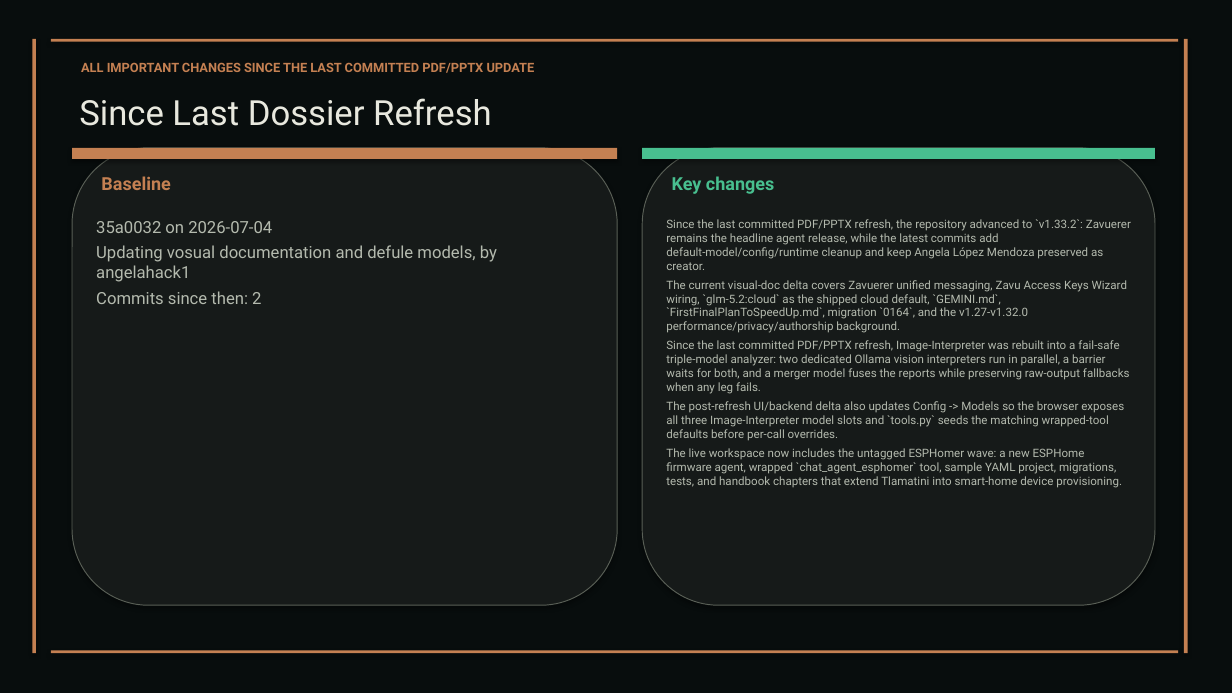
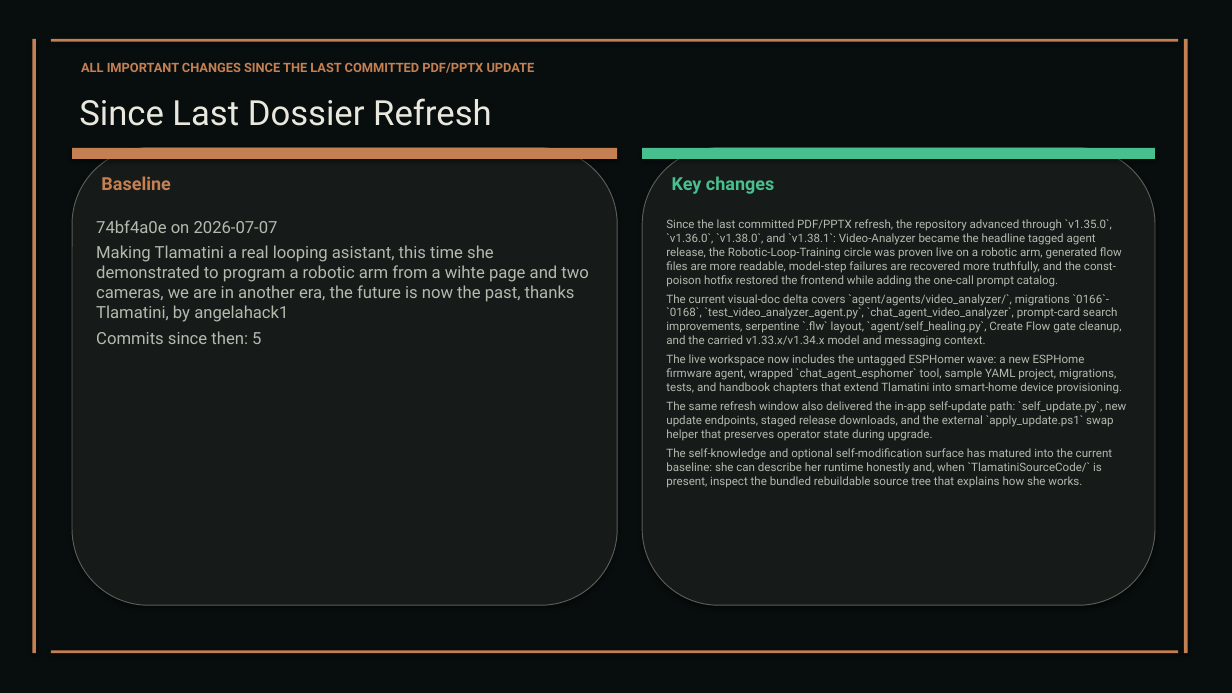
Before and after one commit to XAIHT/web-app, a slide deck: slide 83 of Tlamatini_eXtended_Artificial_Intelligence_Humanly_Tempered.pptx (slide 71 before the commit). Drawn at 1232x693 pixels with LibreOffice and Linux fonts; fonts in the diff are those of the drawing. Boxes give left, top, right and bottom in pixels: in the first picture for what was removed or moved away, otherwise in the second. Text is boxed around its words. In the diff, an @@ line names an element or a change of style, - is before the commit and + after.

Commit message:
Update to 1.38.1, by Tlamatini's-AutoBot.

```diff
--- a/Tlamatini_eXtended_Artificial_Intelligence_Humanly_Tempered.pptx
+++ b/Tlamatini_eXtended_Artificial_Intelligence_Humanly_Tempered.pptx
@@ text at (96,220,588,344): text changed @@
-35a0032 on 2026-07-04
-Updating vosual documentation and defule models, by angelahack1
-Commits since then: 2
+74bf4a0e on 2026-07-07
+Making Tlamatini a real looping asistant, this time she demonstrated to program a robotic arm from a wihte page and two cameras, we are in another era, the future is now the past, thanks Tlamatini, by angelahack1
+Commits since then: 5
@@ text at (666,219,1122,347): text changed @@
-Since the last committed PDF/PPTX refresh, the repository advanced to `v1.33.2`: Zavuerer remains the headline agent release, while the latest commits add default-model/config/runtime cleanup and keep Angela López Mendoza preserved as creator.
-The current visual-doc delta covers Zavuerer unified messaging, Zavu Access Keys Wizard wiring, `glm-5.2:cloud` as the shipped cloud default, `GEMINI.md`, `FirstFinalPlanToSpeedUp.md`, migration `0164`, and the v1.27-v1.32.0 performance/privacy/authorship background.
-Since the last committed PDF/PPTX refresh, Image-Interpreter was rebuilt into a fail-safe triple-model analyzer: two dedicated Ollama vision interpreters run in parallel, a barrier waits for both, and a merger model fuses the reports while preserving raw-output fallbacks when any leg fails.
-The post-refresh UI/backend delta also updates Config -> Models so the browser exposes all three Image-Interpreter model slots and `tools.py` seeds the matching wrapped-tool defaults before per-call overrides.
+Since the last committed PDF/PPTX refresh, the repository advanced through `v1.35.0`, `v1.36.0`, `v1.38.0`, and `v1.38.1`: Video-Analyzer became the headline tagged agent release, the Robotic-Loop-Training circle was proven live on a robotic arm, generated flow files are more readable, model-step failures are recovered more truthfully, and the const-poison hotfix restored the frontend while adding the one-call prompt catalog.
+The current visual-doc delta covers `agent/agents/video_analyzer/`, migrations `0166`-`0168`, `test_video_analyzer_agent.py`, `chat_agent_video_analyzer`, prompt-card search improvements, serpentine `.flw` layout, `agent/self_healing.py`, Create Flow gate cleanup, and the carried v1.33.x/v1.34.x model and messaging context.
@@ text at (666,401,1126,488): paragraphs added @@
+The same refresh window also delivered the in-app self-update path: `self_update.py`, new update endpoints, staged release downloads, and the external `apply_update.ps1` swap helper that preserves operator state during upgrade.
+The self-knowledge and optional self-modification surface has matured into the current baseline: she can describe her runtime honestly and, when `TlamatiniSourceCode/` is present, inspect the bundled rebuildable source tree that explains how she works.
```
Also in this commit, not shown: 51 other slides changed, 14 slides added, 11 other files.
